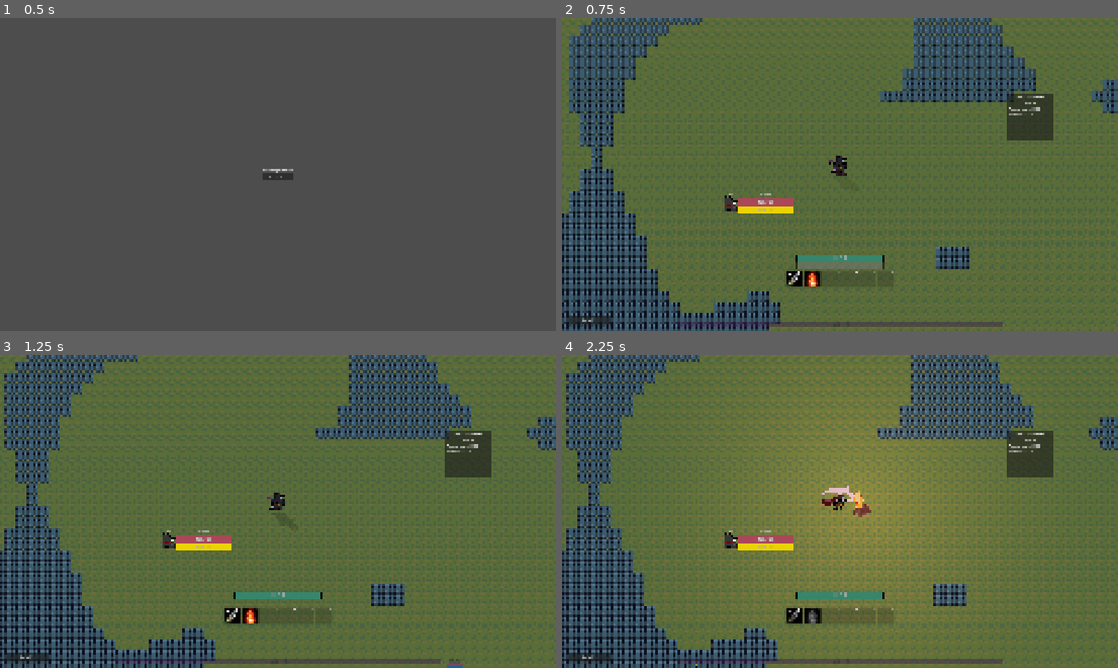
Above: before the commit, frames 1-4 (two rows, left to right).
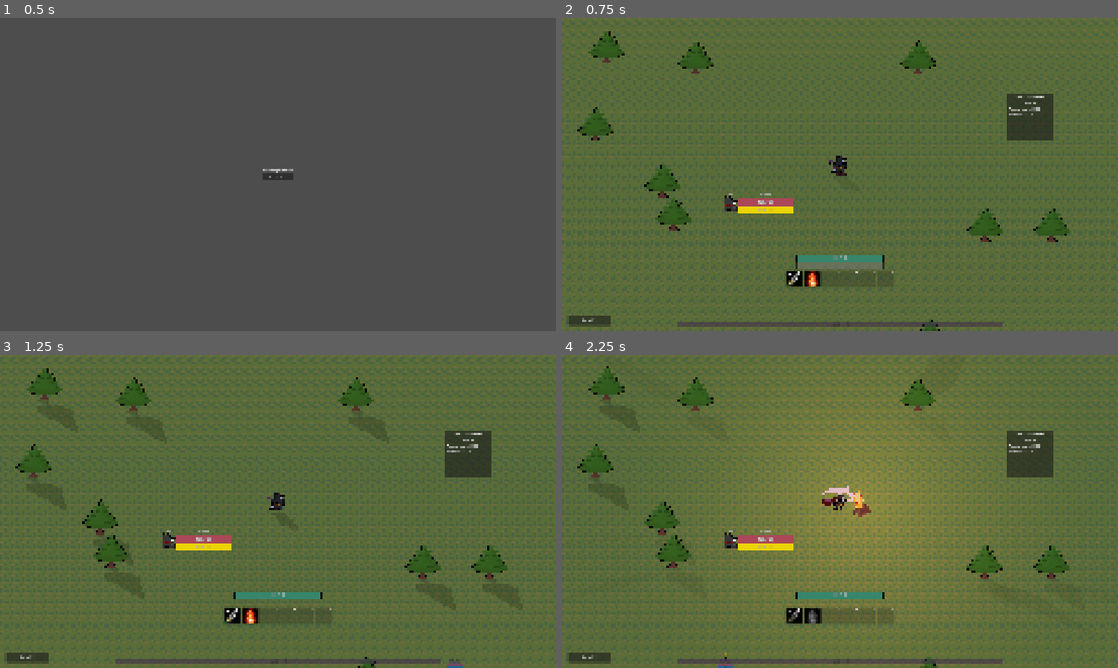
Above: after the commit, the same moments.

Repository: NicholasIzosimov/2D-Platformer
Game: Godot game, scene res://Scenes/main_menu.tscn
Same seed, same stepped clock (60 frames per second), same inputs: the game is played once before the commit and once after it.
Inputs:
- Up to frame 1 (0.5 s): no input
- Up to frame 2 (0.75 s): click "Start Run" at 0.5 s
- Up to frame 3 (1.25 s): no input
- Up to frame 4 (2.25 s): click "1" at 1.25 s; click "2" at 2 s

Frame 1 is identical in both runs. In frame 2, 21% of the frame differs, in the area x 0-100%, y 0-100%; in frame 3, 21%; in frame 4, 21%.

Commit message:
Props: swaying trees, prop shadows, activation by max-zoom view, light wake
- Prop template scene + inherited pine; trunk/canopy sprites, canopy sway shader
- World generator spawns weighted props per chunk (queued), frees on unload, activates props near the max-zoom view
- Shadows work for Sprite2D/region sources, multiple sources per caster, lazy creation, update intervals, static props
- Lights wake nearby shadow casters on change; cell_random uses a hash; freed-light shadow fix
- Docs updated

Co-Authored-By: Claude Opus 5.5 <noreply@anthropic.com>

Diff:
--- /dev/null
+++ b/Resources/Shaders/sway.gdshader
@@ -0,0 +1,10 @@
+shader_type canvas_item;
+
+uniform float strength = 0.03;
+uniform float speed = 1.2;
+
+void vertex() {
+	vec2 world_pos = (MODEL_MATRIX * vec4(0.0, 0.0, 0.0, 1.0)).xy;
+	float phase = world_pos.x * 0.05 + world_pos.y * 0.03;
+	VERTEX.x -= VERTEX.y * strength * sin(TIME * speed + phase);
+}
--- a/Scenes/Player.tscn
+++ b/Scenes/Player.tscn
@@ -8,6 +8,10 @@
 [ext_resource type="Script" uid="uid://ba0wgjxma3xui" path="res://Scripts/camera_follow.gd" id="6_nn08x"]
 [ext_resource type="Script" uid="uid://bs6beqb88dx4m" path="res://Scripts/endurance_bar.gd" id="8_bhhdu"]
 
+[sub_resource type="CapsuleShape2D" id="CapsuleShape2D_bhhdu"]
+radius = 1.5
+height = 14.0
+
 [sub_resource type="StyleBoxFlat" id="StyleBoxFlat_pm0ju"]
 bg_color = Color(0.06920656, 0.17557243, 0.1329174, 1)
 
@@ -17,6 +21,12 @@
 [node name="Unit" unique_id=1164345268 groups=["player"] instance=ExtResource("1_rpqav")]
 collision_layer = 2
 script = ExtResource("2_kyqiw")
+
+[node name="CollisionShape2D" parent="." index="0" unique_id=1642381980]
+z_index = 2
+position = Vector2(0, -1.5)
+rotation = 1.5707964
+shape = SubResource("CapsuleShape2D_bhhdu")
 
 [node name="UnitStats" parent="." index="1" unique_id=937660047]
 unit_data = ExtResource("3_bhhdu")
@@ -36,6 +46,9 @@
 [node name="HealthBar" parent="Bars" index="1" unique_id=63060102]
 visible = false
 
+[node name="CollisionShape2D" parent="Bars/BarsClickArea" parent_id_path=PackedInt32Array(1847553360) index="0" unique_id=467838919]
+debug_color = Color(0.62352943, 0.4, 0.8980392, 0.09019608)
+
 [node name="EnduranceBar" type="ProgressBar" parent="FootBars" parent_id_path=PackedInt32Array(1662509250) index="0" unique_id=1233817795]
 visible = false
 offset_left = -35.0
@@ -47,6 +60,9 @@
 show_percentage = false
 script = ExtResource("8_bhhdu")
 
+[node name="CollisionShape2D" parent="ClickArea" parent_id_path=PackedInt32Array(569529014) index="0" unique_id=487929695]
+debug_color = Color(0.61960787, 0.5294118, 0.21960784, 0.09803922)
+
 [node name="AnimatedSprite2D" parent="." index="10" unique_id=1107684265]
 animation = &"player_idle"
 
@@ -55,3 +71,9 @@
 target_view_height = 720.0
 min_view_height = 240.0
 zoom_damping = 18.0
+
+[node name="CollisionShape2D" parent="Hurtbox" parent_id_path=PackedInt32Array(1654225203) index="0" unique_id=720818542]
+debug_color = Color(0.8279168, 0.34091237, 0.52965045, 0.41960785)
+
+[node name="CollisionShape2D" parent="AttackPivot/AttackHitbox" parent_id_path=PackedInt32Array(861350790) index="0" unique_id=832845284]
+debug_color = Color(0.5568628, 0.53333336, 0.49411765, 0.7647059)
--- /dev/null
+++ b/Scenes/Props/pine_small.tscn
@@ -0,0 +1,35 @@
+[gd_scene format=3 uid="uid://h14qxjnmopb6"]
+
+[ext_resource type="PackedScene" uid="uid://ccc1hmmxmapdf" path="res://Scenes/prop.tscn" id="1_4ftun"]
+[ext_resource type="Shader" uid="uid://ch7tgdw66vh3x" path="res://Resources/Shaders/sway.gdshader" id="2_tb7dq"]
+[ext_resource type="Texture2D" uid="uid://bfv0mdivfd0ai" path="res://Assets/Environment/Pine Tree.png" id="3_xiytw"]
+
+[sub_resource type="ShaderMaterial" id="ShaderMaterial_4ftun"]
+resource_local_to_scene = true
+shader = ExtResource("2_tb7dq")
+shader_parameter/strength = 0.03
+shader_parameter/speed = 1.2
+
+[sub_resource type="RectangleShape2D" id="RectangleShape2D_4ftun"]
+size = Vector2(17, 8)
+
+[node name="PineSmall" unique_id=1413736599 instance=ExtResource("1_4ftun")]
+
+[node name="SolidMaterial" parent="." index="0" unique_id=1643662631]
+position = Vector2(0, -4)
+texture = ExtResource("3_xiytw")
+region_enabled = true
+region_rect = Rect2(25, 64, 16, 8.153389)
+
+[node name="SwayMaterial" parent="." index="1" unique_id=1144367935]
+material = SubResource("ShaderMaterial_4ftun")
+position = Vector2(0, -9)
+texture = ExtResource("3_xiytw")
+centered = false
+offset = Vector2(-32, -42)
+region_enabled = true
+region_rect = Rect2(0, 20, 64, 44)
+
+[node name="CollisionShape2D" parent="StaticBody2D" parent_id_path=PackedInt32Array(498950714) index="0" unique_id=2025183214]
+position = Vector2(0, -4)
+shape = SubResource("RectangleShape2D_4ftun")
--- a/Scenes/Unit.tscn
+++ b/Scenes/Unit.tscn
@@ -29,8 +29,8 @@
 [ext_resource type="Script" uid="uid://cdsgdkr5k1exw" path="res://Scripts/shadow_caster.gd" id="24_k6v23"]
 
 [sub_resource type="CapsuleShape2D" id="CapsuleShape2D_bn6fq"]
-radius = 8.14
-height = 16.29
+radius = 1.5
+height = 14.0
 
 [sub_resource type="StyleBoxFlat" id="StyleBoxFlat_u1ivc"]
 bg_color = Color(0.36862746, 0.64705884, 0.7254902, 0.22352941)
@@ -76,7 +76,9 @@
 motion_mode = 1
 
 [node name="CollisionShape2D" type="CollisionShape2D" parent="." unique_id=1642381980]
-position = Vector2(0, -8)
+z_index = 4
+position = Vector2(0, -1.5)
+rotation = 1.5707964
 shape = SubResource("CapsuleShape2D_bn6fq")
 
 [node name="UnitStats" type="Node" parent="." unique_id=937660047]
@@ -138,13 +140,13 @@
 anchor_right = 0.5
 anchor_bottom = 1.0
 offset_left = -17.5
-offset_top = 5.0
+offset_top = 3.0
 offset_right = 17.5
-offset_bottom = 25.0
+offset_bottom = 23.0
 grow_horizontal = 2
 grow_vertical = 0
 theme_override_constants/outline_size = 4
-theme_override_font_sizes/font_size = 21
+theme_override_font_sizes/font_size = 14
 text = "lv."
 horizontal_alignment = 1
 vertical_alignment = 1
--- a/Scenes/combat_scene.tscn
+++ b/Scenes/combat_scene.tscn
@@ -16,6 +16,7 @@
 [ext_resource type="Script" uid="uid://hh0g0qnqves" path="res://Scripts/world_generator.gd" id="11_f12wh"]
 [ext_resource type="Script" uid="uid://iljt3cqmf55k" path="res://Scripts/ResourceScripts/meadow_shape.gd" id="13_efsqc"]
 [ext_resource type="Script" uid="uid://drniy7ox0d5uy" path="res://Scripts/flow_field.gd" id="14_4nmng"]
+[ext_resource type="PackedScene" uid="uid://h14qxjnmopb6" path="res://Scenes/Props/pine_small.tscn" id="15_kikm5"]
 [ext_resource type="Script" uid="uid://4nvgpejblxaf" path="res://Scripts/spawn_director.gd" id="16_y63gj"]
 [ext_resource type="Resource" uid="uid://brgvfw2nty8s5" path="res://Resources/Spawning/spawn_table.tres" id="17_1br8s"]
 [ext_resource type="Script" uid="uid://dgv1x1fa5gbcc" path="res://Scripts/moon_light.gd" id="19_ej3m1"]
@@ -117,6 +118,11 @@
 
 [sub_resource type="Resource" id="Resource_efsqc"]
 script = ExtResource("13_efsqc")
+prop_chance = 0.005
+obstacle_frequency = 0.0
+props = Dictionary[PackedScene, float]({
+ExtResource("15_kikm5"): 1.0
+})
 metadata/_custom_type_script = "uid://iljt3cqmf55k"
 
 [node name="CombatScene" type="Node2D" unique_id=312659833]
@@ -146,6 +152,9 @@
 y_sort_enabled = true
 scale = Vector2(0.25, 0.25)
 tile_set = SubResource("TileSet_pm0ju")
+
+[node name="Props" type="Node2D" parent="." unique_id=2013660122]
+y_sort_enabled = true
 
 [node name="CanvasLayer" type="CanvasLayer" parent="." unique_id=653473165]
 
@@ -204,12 +213,13 @@
 [node name="NameplateStacker" type="Node" parent="." unique_id=1547484641]
 script = ExtResource("9_cy4jt")
 
-[node name="WorldGenerator" type="Node" parent="." unique_id=1442959269 node_paths=PackedStringArray("ground", "obstacles", "player")]
+[node name="WorldGenerator" type="Node" parent="." unique_id=1442959269 node_paths=PackedStringArray("ground", "obstacles", "player", "props_parent")]
 script = ExtResource("11_f12wh")
 ground = NodePath("../Ground")
 obstacles = NodePath("../Obstacles")
 player = NodePath("../player")
 shape = SubResource("Resource_efsqc")
+props_parent = NodePath("../Props")
 
 [node name="FlowField" type="Node" parent="." unique_id=441218998 node_paths=PackedStringArray("world", "player")]
 script = ExtResource("14_4nmng")
--- /dev/null
+++ b/Scenes/prop.tscn
@@ -0,0 +1,43 @@
+[gd_scene format=3 uid="uid://ccc1hmmxmapdf"]
+
+[ext_resource type="Script" uid="uid://b8x5ovpuffn8k" path="res://Scripts/prop.gd" id="1_b5kkq"]
+[ext_resource type="Shader" uid="uid://ch7tgdw66vh3x" path="res://Resources/Shaders/sway.gdshader" id="2_5sh6o"]
+[ext_resource type="Script" uid="uid://dpikkc32pafh7" path="res://Scripts/unit_shadow.gd" id="3_844ta"]
+[ext_resource type="Script" uid="uid://cdsgdkr5k1exw" path="res://Scripts/shadow_caster.gd" id="4_mpnaq"]
+
+[sub_resource type="ShaderMaterial" id="ShaderMaterial_b5kkq"]
+resource_local_to_scene = true
+shader = ExtResource("2_5sh6o")
+shader_parameter/strength = 0.03
+shader_parameter/speed = 1.2
+
+[node name="Prop" type="Node2D" unique_id=1413736599]
+script = ExtResource("1_b5kkq")
+
+[node name="SolidMaterial" type="Sprite2D" parent="." unique_id=1643662631]
+texture_filter = 1
+
+[node name="SwayMaterial" type="Sprite2D" parent="." unique_id=1144367935]
+texture_filter = 1
+material = SubResource("ShaderMaterial_b5kkq")
+
+[node name="StaticBody2D" type="StaticBody2D" parent="." unique_id=498950714]
+disable_mode = 2
+
+[node name="CollisionShape2D" type="CollisionShape2D" parent="StaticBody2D" unique_id=2025183214]
+
+[node name="Shadow" type="Node2D" parent="." unique_id=1128510446]
+script = ExtResource("3_844ta")
+length_bonus = 4.0
+near_width = 1.0
+far_width = 2.0
+smoothing = 50000.0
+enter_strength = 0.05
+leave_strength = 0.01
+
+[node name="ShadowCaster" type="Node" parent="." unique_id=702895649]
+script = ExtResource("4_mpnaq")
+sources = Array[NodePath]([NodePath("../SwayMaterial"), NodePath("../SolidMaterial")])
+update_interval = 0.2
+moves = false
+lazy = true
--- a/Scripts/ResourceScripts/meadow_shape.gd
+++ b/Scripts/ResourceScripts/meadow_shape.gd
@@ -4,9 +4,11 @@
 
 @export var ground_tile: Vector2i = Vector2i(1, 1)
 @export var obstacle_tile: Vector2i = Vector2i(6, 4)
+@export var prop_chance: float = 0.02
 @export var obstacle_frequency: float = 0.05
 @export var obstacle_threshold: float = 0.45
 @export var spawn_clear_radius: float = 8.0
+@export var props: Dictionary[PackedScene, float] = {}
 
 var noise := FastNoiseLite.new()
 
@@ -25,3 +27,18 @@
 	if noise.get_noise_2d(x, y) > obstacle_threshold:
 		return obstacle_tile
 	return EMPTY
+
+func get_prop(x: int, y: int) -> PackedScene:
+	if props.is_empty() or Vector2(x, y).length() < spawn_clear_radius:
+		return null
+	if cell_random(x, y) >= prop_chance:
+		return null
+	var total: float = 0.0
+	for data in props:
+		total += props[data]
+	var r: float = cell_random(x, y, 1) * total
+	for data in props:
+		r -= props[data]
+		if r < 0.0:
+			return data
+	return null
--- a/Scripts/ResourceScripts/terrain_shape.gd
+++ b/Scripts/ResourceScripts/terrain_shape.gd
@@ -13,3 +13,9 @@
 
 func get_obstacle_tile(_x: int, _y: int) -> Vector2i:
 	return EMPTY
+
+func get_prop(_x: int, _y: int) -> PackedScene:
+	return null
+
+func cell_random(x: int, y: int, salt: int = 0) -> float:
+	return float(hash(Vector3i(x, y, world_seed + salt)) & 0xFFFFFF) / 16777216.0
--- a/Scripts/camera_follow.gd
+++ b/Scripts/camera_follow.gd
@@ -12,6 +12,7 @@
 var zoom_steps: int = 0
 var target_zoom: float = 1.0
 var zoom_velocity: float = 0.0
+var min_zoom: float = 1.0
 
 func _ready() -> void:
 	position_smoothing_enabled = true
@@ -50,6 +51,7 @@
 	var stretch: float = min(window.x / base.x, window.y / base.y)
 	var default_scale: int = max(1, roundi(window.y / target_view_height))
 	var min_scale: int = max(1, ceili(window.y / max_view_height))
+	min_zoom = min_scale / stretch
 	var max_scale: int = max(min_scale, floori(window.y / min_view_height))
 	var pixel_scale: int = clampi(default_scale + zoom_steps, min_scale, max_scale)
 	zoom_steps = pixel_scale - default_scale
@@ -57,3 +59,6 @@
 	if not animate:
 		zoom = Vector2(target_zoom, target_zoom)
 		zoom_velocity = 0.0
+
+func max_view_size() -> Vector2:
+	return get_viewport_rect().size / min_zoom
--- a/Scripts/light_source.gd
+++ b/Scripts/light_source.gd
@@ -3,10 +3,21 @@
 
 @export var ground_height: float = 0.0
 var base_energy: float = 1.0
+var last_energy: float = 0.0
 
 func _ready() -> void:
 	base_energy = max(energy, 0.001)
 	add_to_group(Lighting.GROUP)
+	last_energy = energy
+	Lighting.wake_casters(get_tree(), self)
+
+func _process(_delta: float) -> void:
+	if energy != last_energy:
+		last_energy = energy
+		Lighting.wake_casters(get_tree(), self)
+
+func _exit_tree() -> void:
+	Lighting.wake_casters(get_tree(), self)
 
 func ground_position() -> Vector2:
 	return global_position + Vector2(0.0, ground_height)
@@ -14,13 +25,15 @@
 func brightness() -> float:
 	return clamp(energy / base_energy, 0.0, 1.0)
 
+func radius() -> float:
+	return texture.get_width() * 0.5 * texture_scale * global_scale.x if texture else 0.0
+
 func light_info(at: Vector2) -> Dictionary:
 	if not enabled or brightness() <= 0.0 or texture == null:
 		return {}
-	var radius: float = texture.get_width() * 0.5 * texture_scale * global_scale.x
 	var offset: Vector2 = at - ground_position()
 	var distance: float = offset.length()
-	if distance >= radius or distance < 0.01:
+	if distance >= radius() or distance < 0.01:
 		return {}
-	var reach: float = 1.0 - distance / radius
-	return {"light": self, "strength": reach * brightness(), "spread": 1.0, "direction": offset / distance, "distance_ratio": distance / radius}
+	var reach: float = 1.0 - distance / radius()
+	return {"light": self, "strength": reach * brightness(), "spread": 1.0, "direction": offset / distance, "distance_ratio": distance / radius()}
--- a/Scripts/lighting.gd
+++ b/Scripts/lighting.gd
@@ -2,6 +2,7 @@
 extends RefCounted
 
 const GROUP: String = "light_sources"
+const CASTER_GROUP: String = "shadow_casters"
 
 static func lights_at(tree: SceneTree, at: Vector2, ignore: Node = null) -> Array[Dictionary]:
 	var result: Array[Dictionary] = []
@@ -21,3 +22,6 @@
 	for info in lights_at(tree, at, ignore):
 		total += info.strength
 	return min(total, 1.0)
+
+static func wake_casters(tree: SceneTree, light: Node2D) -> void:
+	tree.call_group(CASTER_GROUP, "wake", light)
--- /dev/null
+++ b/Scripts/prop.gd
@@ -0,0 +1,20 @@
+class_name Prop
+extends Node2D
+
+@export var blocks_cell: bool = true
+var active: bool = false
+
+func _ready() -> void:
+	process_mode = Node.PROCESS_MODE_DISABLED
+
+func set_active(value: bool) -> void:
+	if value == active:
+		return
+	active = value
+	process_mode = Node.PROCESS_MODE_INHERIT if value else Node.PROCESS_MODE_DISABLED
+	var caster: Node = get_node_or_null("ShadowCaster")
+	if caster:
+		if value:
+			caster.create_shadows()
+		else:
+			caster.free_shadows()
--- a/Scripts/shadow_caster.gd
+++ b/Scripts/shadow_caster.gd
@@ -2,24 +2,60 @@
 
 @export var max_shadows: int = 2
 @export var ambient_light: float = 0.1
-var shadows: Array = []
+@export var sources: Array[NodePath] = [NodePath("../AnimatedSprite2D")]
+@export var update_interval: float = 0.0
+@export var moves: bool = true
+@export var lazy: bool = false
+@export var wake_duration: float = 0.5
+var template: Node
+var slots: Array = []
+var elapsed: float = 0.0
+var awake: float = 0.0
 
 func _ready() -> void:
-	var template: Node = get_node("../Shadow")
-	template.unit = get_parent()
-	shadows.append(template)
-	for i in max_shadows - 1:
-		var copy: Node = template.duplicate()
-		copy.unit = get_parent()
-		get_parent().add_child.call_deferred(copy)
-		shadows.append(copy)
+	add_to_group(Lighting.CASTER_GROUP)
+	template = get_node("../Shadow")
+	template.hide()
+	template.set_physics_process(false)
+	elapsed = randf() * update_interval
+	if not lazy:
+		create_shadows()
+
+func create_shadows() -> void:
+	if not slots.is_empty():
+		return
+	for i in max_shadows:
+		var slot: Array = []
+		for path in sources:
+			var shadow: Node = template.duplicate()
+			shadow.unit = get_parent()
+			shadow.source = get_node(path)
+			shadow.set_physics_process(moves)
+			shadow.show()
+			get_parent().add_child.call_deferred(shadow)
+			slot.append(shadow)
+		slots.append(slot)
+	elapsed = update_interval
+
+func free_shadows() -> void:
+	for slot in slots:
+		for shadow in slot:
+			if is_instance_valid(shadow):
+				shadow.queue_free()
+	slots.clear()
 
 func _exit_tree() -> void:
-	for shadow in shadows:
-		if is_instance_valid(shadow):
-			shadow.queue_free()
+	free_shadows()
 
 func _process(delta: float) -> void:
+	if slots.is_empty():
+		return
+	elapsed += delta
+	awake = max(awake - delta, 0.0)
+	if awake <= 0.0 and elapsed < update_interval:
+		return
+	var step: float = elapsed
+	elapsed = 0.0
 	var unit: Node = get_parent()
 	var lights: Array[Dictionary] = Lighting.lights_at(get_tree(), unit.global_position, unit)
 	var total: float = ambient_light
@@ -27,19 +63,24 @@
 		total += info.strength
 	for info in lights:
 		info["share"] = info.strength / total
-	var free_lights: Array = lights.slice(0, shadows.size())
+	var free_lights: Array = lights.slice(0, slots.size())
 	var slot_info: Array = []
-	slot_info.resize(shadows.size())
-	for i in shadows.size():
+	slot_info.resize(slots.size())
+	for i in slots.size():
 		for info in free_lights:
-			if is_instance_valid(shadows[i].shown_light) and info.light == shadows[i].shown_light:
+			if is_instance_valid(slots[i][0].shown_light) and info.light == slots[i][0].shown_light:
 				slot_info[i] = info
 				free_lights.erase(info)
 				break
-	for i in shadows.size():
+	for i in slots.size():
 		if slot_info[i] == null and not free_lights.is_empty():
 			slot_info[i] = free_lights.pop_front()
-	for i in shadows.size():
-		if not shadows[i].is_inside_tree():
-			continue
-		shadows[i].update_shadow(slot_info[i] if slot_info[i] != null else {}, i == 0 and lights.is_empty(), delta)
+	for i in slots.size():
+		for shadow in slots[i]:
+			if shadow.is_inside_tree():
+				shadow.update_shadow(slot_info[i] if slot_info[i] != null else {}, i == 0 and lights.is_empty(), step)
+
+func wake(light: Node2D) -> void:
+	if light is LightSource and light.ground_position().distance_to(get_parent().global_position) > light.radius():
+		return
+	awake = wake_duration
--- a/Scripts/unit_shadow.gd
+++ b/Scripts/unit_shadow.gd
@@ -17,7 +17,7 @@
 @export var enter_strength: float = 0.1
 @export var leave_strength: float = 0.05
 @export var share_contrast: float = 2.0
-var source: AnimatedSprite2D
+var source: Node2D
 var light_angle: float = PI / 2.0
 var length: float = 0.0
 var shown_light: Node = null
@@ -32,7 +32,6 @@
 func _ready() -> void:
 	if unit == null:
 		unit = get_parent()
-	source = unit.get_node("AnimatedSprite2D")
 	layers = get_tree().get_first_node_in_group(ShadowLayers.GROUP)
 	length = squash
 	material = ShaderMaterial.new()
@@ -43,7 +42,7 @@
 		global_position = unit.global_position
 
 func update_shadow(info: Dictionary, allow_ambient: bool, delta: float) -> void:
-	if shown_light != null and not is_instance_valid(shown_light):
+	if not is_instance_valid(shown_light):
 		shown_light = null
 	var t: float = 1.0 - exp(-smoothing * delta)
 	var light: Node = info.get("light")
@@ -80,22 +79,25 @@
 	update_projection(direction * length, shown_lit)
 
 func update_projection(shift: Vector2, lit_amount: float) -> void:
-	var texture: Texture2D = source.sprite_frames.get_frame_texture(source.animation, source.frame)
+	var texture: Texture2D = source.sprite_frames.get_frame_texture(source.animation, source.frame) if source is AnimatedSprite2D else source.texture
 	if texture == null:
 		return
 	if abs(shift.y) < min_vertical:
 		shift.y = min_vertical if shift.y >= 0.0 else -min_vertical
-	var frame_size: Vector2 = texture.get_size()
+	var atlas: Texture2D = texture
+	var frame_rect := Rect2(Vector2.ZERO, texture.get_size())
+	if texture is AtlasTexture:
+		atlas = texture.atlas
+		frame_rect = texture.region
+	elif source is Sprite2D and source.region_enabled:
+		frame_rect = source.region_rect
+	var atlas_size: Vector2 = atlas.get_size()
+	var region := Vector4(frame_rect.position.x / atlas_size.x, frame_rect.position.y / atlas_size.y, frame_rect.size.x / atlas_size.x, frame_rect.size.y / atlas_size.y)
+	var frame_size: Vector2 = frame_rect.size
 	var body_size: Vector2 = frame_size * source.scale.abs()
 	var center_offset: Vector2 = source.offset + (Vector2.ZERO if source.centered else frame_size / 2.0)
 	var body_center: Vector2 = source.position + center_offset * source.scale
 	var top_height: float = max(body_size.y / 2.0 - body_center.y, 1.0)
-	var atlas: Texture2D = texture
-	var region := Vector4(0.0, 0.0, 1.0, 1.0)
-	if texture is AtlasTexture:
-		atlas = texture.atlas
-		var atlas_size: Vector2 = atlas.get_size()
-		region = Vector4(texture.region.position.x / atlas_size.x, texture.region.position.y / atlas_size.y, texture.region.size.x / atlas_size.x, texture.region.size.y / atlas_size.y)
 	var far: float = lerp(1.0, far_width, lit_amount)
 	material.set_shader_parameter("body", atlas)
 	material.set_shader_parameter("region", region)
--- a/Scripts/world_generator.gd
+++ b/Scripts/world_generator.gd
@@ -4,13 +4,19 @@
 @export var obstacles: TileMapLayer
 @export var player: Node2D
 @export var shape: TerrainShape
+@export var props_parent: Node2D
+@export var max_props_per_frame: int = 20
+@export var active_margin: float = 160.0
+@export var activation_interval: float = 0.25
 @export var chunk_size: Vector2i = Vector2i(32, 32)
 @export var load_radius: Vector2i = Vector2i(3, 2)
 @export var max_chunks_per_frame: int = 2
 @export var source_id: int = 0
-
 var loaded: Dictionary = {}
 var blocked: Dictionary = {}
+var props: Dictionary = {}
+var prop_queue: Array = []
+var activation_timer: float = 0.0
 
 func _ready() -> void:
 	start_world()
@@ -21,18 +27,24 @@
 	obstacles.clear()
 	loaded.clear()
 	blocked.clear()
+	for chunk_props in props.values():
+		for prop in chunk_props:
+			prop.queue_free()
+	props.clear()
+	prop_queue.clear()
 	player.global_position = ground.to_global(ground.map_to_local(Vector2i.ZERO))
 	var center: Vector2i = player_chunk()
 	for cy in range(center.y - load_radius.y, center.y + load_radius.y + 1):
 		for cx in range(center.x - load_radius.x, center.x + load_radius.x + 1):
 			generate_chunk(Vector2i(cx, cy))
+	spawn_queued_props(prop_queue.size())
 	player.get_node("Camera2D").reset_smoothing()
 
 func change_shape(new_shape: TerrainShape) -> void:
 	shape = new_shape
 	start_world()
 
-func _process(_delta: float) -> void:
+func _process(delta: float) -> void:
 	var center: Vector2i = player_chunk()
 	var loads_left: int = max_chunks_per_frame
 	for cy in range(center.y - load_radius.y, center.y + load_radius.y + 1):
@@ -44,6 +56,11 @@
 	for c in loaded.keys():
 		if abs(c.x - center.x) > load_radius.x + 1 or abs(c.y - center.y) > load_radius.y + 1:
 			unload_chunk(c)
+	spawn_queued_props(max_props_per_frame)
+	activation_timer -= delta
+	if activation_timer <= 0.0:
+		activation_timer = activation_interval
+		update_active_props()
 
 func player_chunk() -> Vector2i:
 	return pos_to_chunk(player.global_position)
@@ -69,7 +86,31 @@
 			if obstacle_tile != TerrainShape.EMPTY:
 				obstacles.set_cell(cell, source_id, obstacle_tile)
 				blocked[cell] = true
+				continue
+			var prop_scene: PackedScene = shape.get_prop(x, y)
+			if prop_scene:
+				prop_queue.append([prop_scene, cell, c])
+	props[c] = []
 	loaded[c] = true
+
+func spawn_prop(scene: PackedScene, cell: Vector2i) -> Prop:
+	var prop: Prop = scene.instantiate()
+	prop.position = props_parent.to_local(ground.to_global(ground.map_to_local(cell)))
+	props_parent.add_child(prop)
+	return prop
+
+func spawn_queued_props(count: int) -> void:
+	var spawned: int = 0
+	while spawned < count and not prop_queue.is_empty():
+		var entry: Array = prop_queue.pop_front()
+		var c: Vector2i = entry[2]
+		if not loaded.has(c):
+			continue
+		var prop: Prop = spawn_prop(entry[0], entry[1])
+		props[c].append(prop)
+		if prop.blocks_cell:
+			blocked[entry[1]] = true
+		spawned += 1
 
 func unload_chunk(c: Vector2i) -> void:
 	for x in range(c.x * chunk_size.x, (c.x + 1) * chunk_size.x):
@@ -78,4 +119,17 @@
 			ground.erase_cell(cell)
 			obstacles.erase_cell(cell)
 			blocked.erase(cell)
+	for prop in props.get(c, []):
+		prop.queue_free()
+	prop_queue = prop_queue.filter(func(entry): return entry[2] != c)
+	props.erase(c)
 	loaded.erase(c)
+
+
+func update_active_props() -> void:
+	var camera: Camera2D = player.get_node("Camera2D")
+	var half: Vector2 = camera.max_view_size() / 2.0 + Vector2(active_margin, active_margin)
+	var area := Rect2(camera.get_screen_center_position() - half, half * 2.0)
+	for chunk_props in props.values():
+		for prop in chunk_props:
+			prop.set_active(area.has_point(prop.global_position))
--- a/project.godot
+++ b/project.godot
@@ -23,7 +23,6 @@
 
 window/size/viewport_width=2560
 window/size/viewport_height=1440
-window/size/mode=3
 window/stretch/mode="canvas_items"
 window/stretch/aspect="expand"
 
Binary file added: Assets/Environment/Pine Tree.png
Not shown, added: Assets/Environment/Pine Tree.png.import
Not shown, added: Resources/Shaders/sway.gdshader.uid
Not shown, added: Scripts/prop.gd.uid
Not shown, changed: CLAUDE.md
Not shown, changed: docs/todo.md
